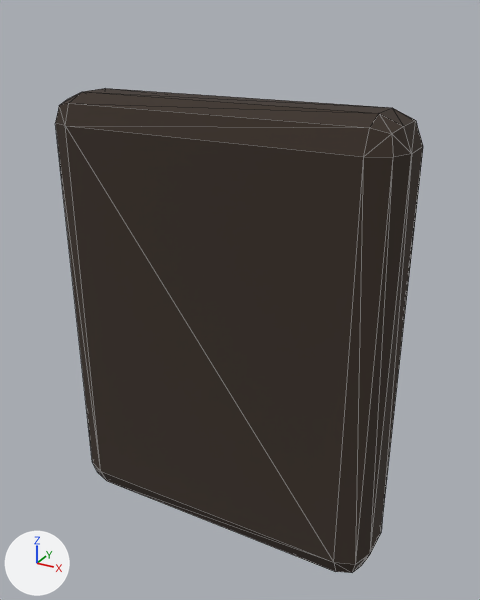
A saved change to the glTF model assets/character/parts/hair_long_under.glb.
Rendered twice from a 50 mm camera at (0.167, -0.177, 0.222) aimed at (0.006, 0.116, 0.075). Lighting does not change. The marker at lower left points along +X, +Y and +Z. The picture after the commit comes second. Mesh edges are drawn as thin lines. Vertices at exactly the same position are counted once.

The scene before the commit, as lines of its bpy script (objects in view):
```python
me_hair_long_under = bpy.data.meshes.new('hair_long_under')
me_hair_long_under.from_pydata(...)  # 56 vertices, 108 faces; spans x -0.096..0.096, y 0.086..0.136, z -0.068..0.181
me_hair_long_under.materials.append(mat_main_hair)  # brown #3a2f27
ob_hair_long_under = bpy.data.objects.new('hair_long_under', me_hair_long_under)
ob_hair_long_under.location = (0.0, 0.0, 0.0)
```
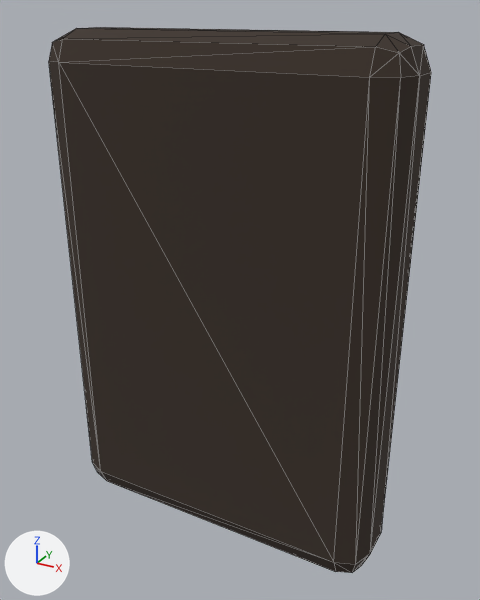
The change, as a diff of the scene's bpy script:
```diff
--- a/assets/character/parts/hair_long_under.glb.py
+++ b/assets/character/parts/hair_long_under.glb.py
@@ me_hair_long_under @@
 # used by ob_hair_long_under; location = (0.0, 0.0, 0.0)
-me_hair_long_under.from_pydata(...)  # 56 vertices, 108 faces; spans x -0.096..0.096, y 0.086..0.136, z -0.068..0.181
+me_hair_long_under.from_pydata(...)  # 56 vertices, 108 faces; spans x -0.096..0.096, y 0.086..0.136, z -0.068..0.212
+# me_hair_long_under part 1: all 28 vertices in x -0.096..0.096, y 0.086..0.136, z 0.166..0.181 are moved by (0.0, 0.0, 0.031)
 me_hair_long_under.materials.append(mat_main_hair)
```

Location of each change, [x1, y1, x2, y2] in pixels of the pictures (480 x 600 px; the box of a moved part takes in the faces that stretch with it):
'hair_long_under', reshaped (13% taller): before [55, 88, 423, 573]; after [49, 27, 431, 573]
part 1 of me_hair_long_under, moved or reshaped: before [55, 88, 423, 561]; after [49, 27, 431, 561]
